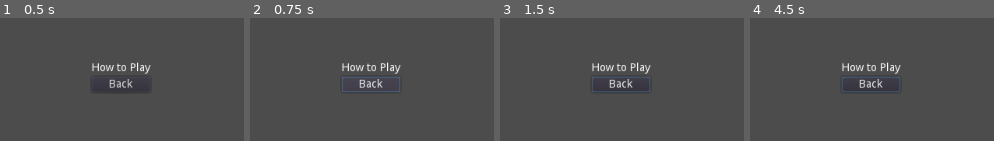
Above: before the commit, frames 1-4 (left to right).
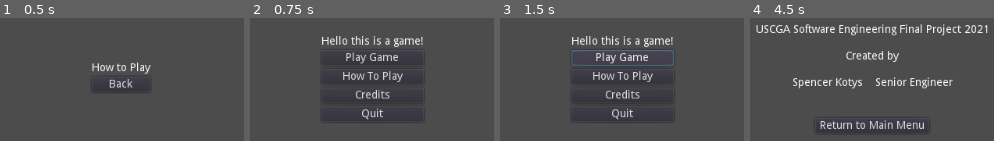
Above: after the commit, the same moments.

Repository: Spencer-Kotys/Welcome-to-ROM
Game: Godot game, scene res://howToPlay.tscn
Two runs of this game, one before a commit and one after it. Both use one fixed random seed, a clock stepped at 60 frames per second and the inputs below. This scene is started directly instead of the project's main scene.
Inputs (mouse positions are in pixels of both pictures, inside the frame that each line leads up to):
- Up to frame 1 (0.5 s): no input
- Up to frame 2 (0.75 s): click "Back" at 0.5 s
- Up to frame 3 (1.5 s): click (622, 57) at 1.25 s, where only the run after the commit has a clickable "Play Game"
- Up to frame 4 (4.5 s): click (872, 57) at 2 s, where only the run after the commit has a clickable "Play Game"; click (872, 57) at 2.75 s, where only the run after the commit has a clickable "Play Game"; click (872, 77) at 3.5 s, where only the run after the commit has a clickable "How To Play"; click (872, 95) at 4.25 s, where only the run after the commit has a clickable "Credits"

Frame 1 is identical in both runs. In frame 2, 6.1% of the frame differs, in the area x 29-71%, y 14-84%; in frame 3, 6.5%; in frame 4, 8.6%, in the area x 2-98%, y 4-91%.

Commit message:
Creating script for howToPlay
Create GDScript and add button functionality

Diff:
--- /dev/null
+++ b/Godot/howToPlay.gd
@@ -0,0 +1,21 @@
+extends Control
+
+
+# Declare member variables here. Examples:
+# var a = 2
+# var b = "text"
+
+
+# Called when the node enters the scene tree for the first time.
+func _ready():
+	pass # Replace with function body.
+
+
+# Called every frame. 'delta' is the elapsed time since the previous frame.
+#func _process(delta):
+#	pass
+
+
+func _on_Back_pressed():
+	get_tree().change_scene("res://startScreen.tscn")
+	pass # Replace with function body.
--- a/Godot/howToPlay.tscn
+++ b/Godot/howToPlay.tscn
@@ -1,8 +1,11 @@
-[gd_scene format=2]
+[gd_scene load_steps=2 format=2]
+
+[ext_resource path="res://howToPlay.gd" type="Script" id=1]
 
 [node name="Control" type="Control"]
 anchor_right = 1.0
 anchor_bottom = 1.0
+script = ExtResource( 1 )
 __meta__ = {
 "_edit_use_anchors_": false
 }
@@ -27,3 +30,4 @@
 margin_right = 75.0
 margin_bottom = 38.0
 text = "Back"
+[connection signal="pressed" from="CenterContainer/VBoxContainer/Back" to="." method="_on_Back_pressed"]
